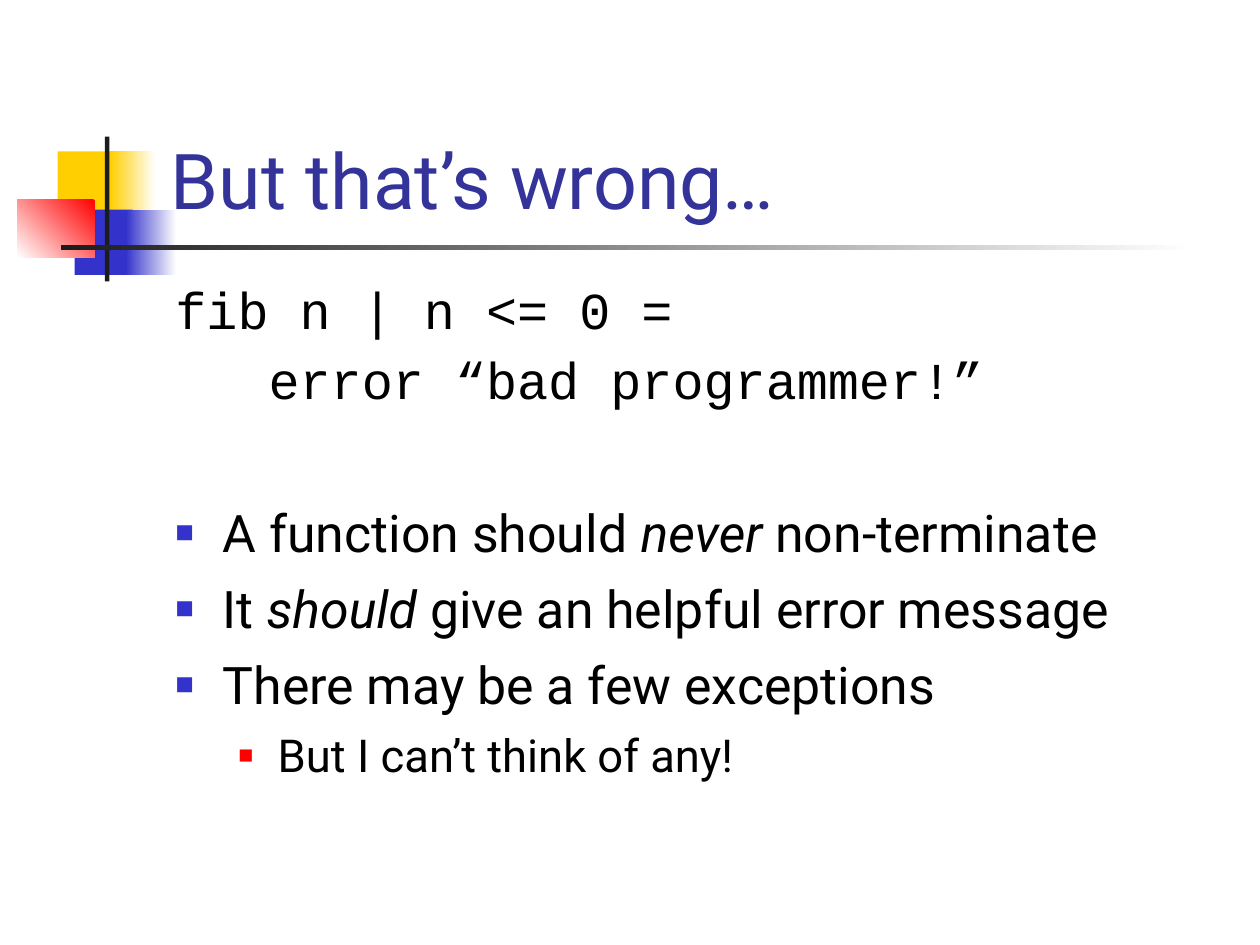
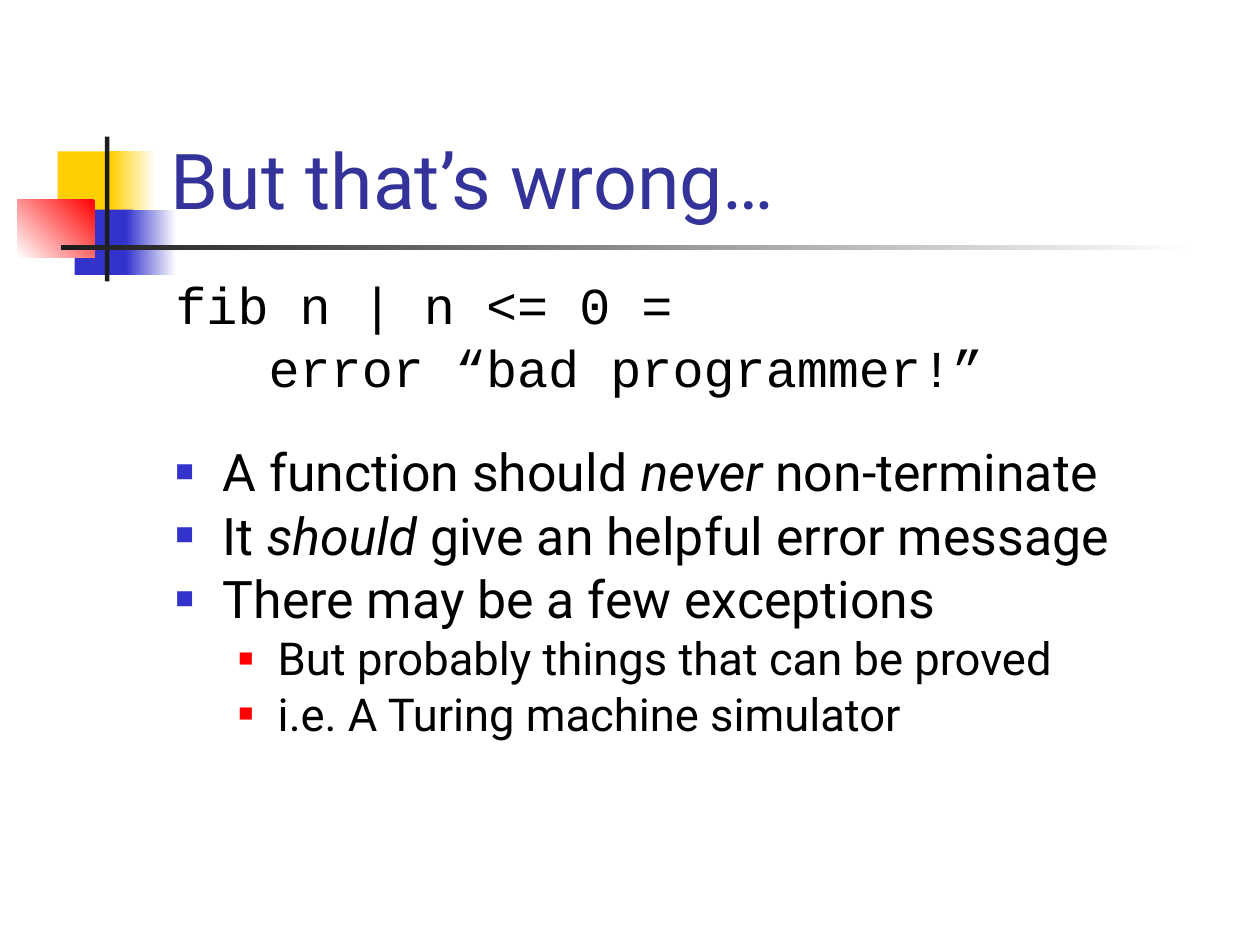
Before and after one commit to ndmitchell/catch, a slide deck: slide 5 of academic/plasma-presentation-termination/catch.ppt. Drawn at 1260x945 pixels with LibreOffice and Linux fonts; fonts in the diff are those of the drawing. Boxes give left, top, right and bottom in pixels: in the first picture for what was removed or moved away, otherwise in the second. Text is boxed around its words. In the diff, an @@ line names an element or a change of style, - is before the commit and + after.

Commit message:
Minor tweaks

```diff
--- a/academic/plasma-presentation-termination/catch.ppt
+++ b/academic/plasma-presentation-termination/catch.ppt
@@ text at (175, 286, 1109, 629): line spacing 0.9 to 0.8; line spacing 1 to 0.8 @@
@@ text at (278, 641, 1051, 741): text changed @@
-  ■ But I can’t think of any!
+  ■ But probably things that can be proved
+  ■ i.e. A Turing machine simulator
```
